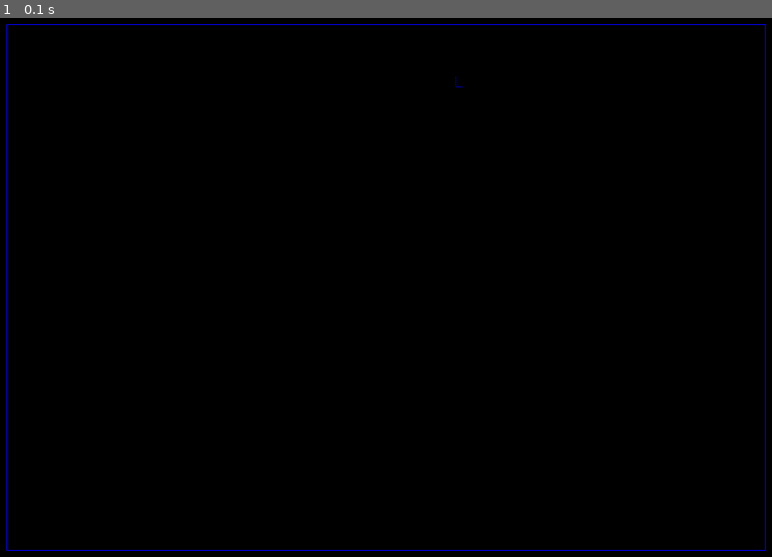
Above: before the commit, frame 1.
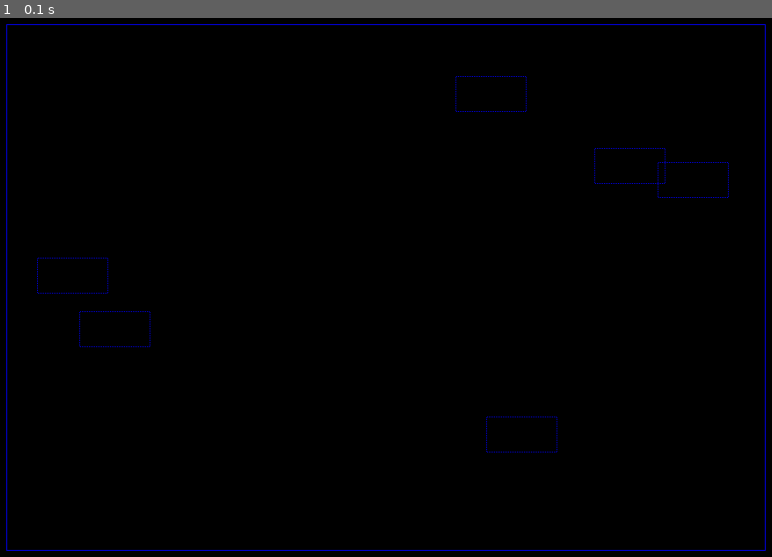
Above: after the commit, the same moment.

Repository: insper-classroom/devlife-23-1-projeto-pygame-mateus_giovanny
Game: pygame game, started from jogo/classes.py
The game is run twice, just before and just after one commit, with the same random seed, the same clock (stepped at 60 frames per second) and the same inputs.
Inputs:
- Up to frame 1 (0.1 s): no input

The runs differ from the first frame. In frame 1, 0.4% of the frame differs, in the area x 4-95%, y 10-81%.

Commit message:
to tentando fazer o mapa aleatorio mas acho que não rola

Diff:
--- a/jogo/fase_padrao.py
+++ b/jogo/fase_padrao.py
@@ -27,7 +27,7 @@
 
     def gera_paredes_retangulo(self):
         posicao = self.gera_posicao_desocupada()
-        for i in range(12):
+        for i in range(MARGEM//2):
             if posicao[1] < ALTURA_MAPA:
                     posicao = [posicao[0], posicao[1]]
                     if not posicao in POSICOES_OCUPADAS:
@@ -36,7 +36,7 @@
                         OBJETOS.append({'cor':AZUL,
                                         'rect':rect})
             posicao[1] += 1
-        for i in range(8):
+        for i in range(MARGEM):
             if posicao[0] < LARGURA_MAPA:
                 posicao = [posicao[0], posicao[1]]
                 if not posicao in POSICOES_OCUPADAS:
@@ -45,6 +45,25 @@
                     OBJETOS.append({'cor':AZUL,
                                     'rect':rect})
             posicao[0] += 1
+        for i in range(MARGEM//2):
+            if posicao[1] < ALTURA_MAPA:
+                    posicao = [posicao[0], posicao[1]]
+                    if not posicao in POSICOES_OCUPADAS:
+                        POSICOES_OCUPADAS.append(posicao)
+                        rect = pygame.Rect(posicao[0] * BLOCO + MARGEM, posicao[1] * BLOCO + MARGEM, BLOCO, BLOCO)
+                        OBJETOS.append({'cor':AZUL,
+                                        'rect':rect})
+            posicao[1] -= 1
+        for i in range(MARGEM):
+            if posicao[0] < LARGURA_MAPA:
+                posicao = [posicao[0], posicao[1]]
+                if not posicao in POSICOES_OCUPADAS:
+                    POSICOES_OCUPADAS.append(posicao)
+                    rect = pygame.Rect(posicao[0] * BLOCO + MARGEM, posicao[1] * BLOCO + MARGEM, BLOCO, BLOCO)
+                    OBJETOS.append({'cor':AZUL,
+                                    'rect':rect})
+            posicao[0] -= 1
     def gera_mapa(self):
         self.gera_paredes_em_volta()
-        self.gera_paredes_retangulo()
+        for i in range(6):
+            self.gera_paredes_retangulo()
